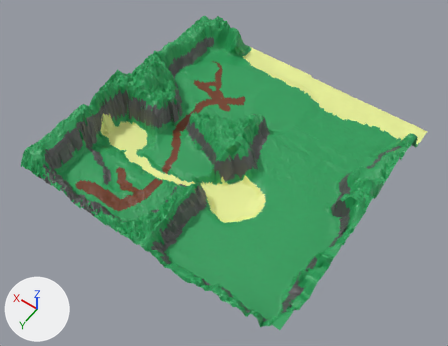
One commit to the FBX model 3D/Map/Terrain.fbx: the scene before it, then after it.
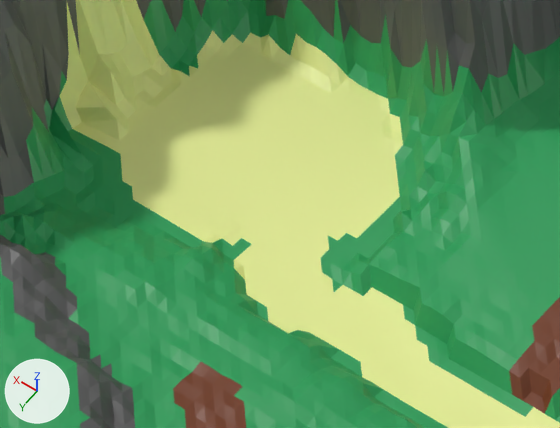
Old and new are each drawn whole from a camera (50 mm lens) standing at (-19.94, 21.89, 24.59) and looking at (-4.68, 0.53, -8.98) and again close up on the part from 21% to 38% of the width and 34% to 51% of the height. Every picture has the same lights, and +X, +Y and +Z are marked at lower left. Where no turn or scale is listed for an object, it has been applied to the vertices.
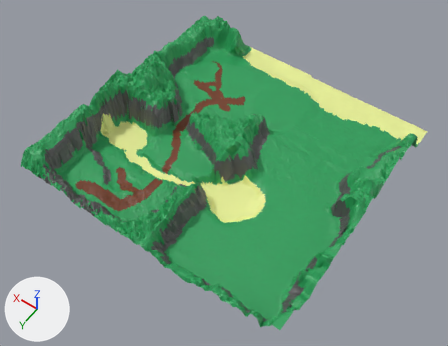
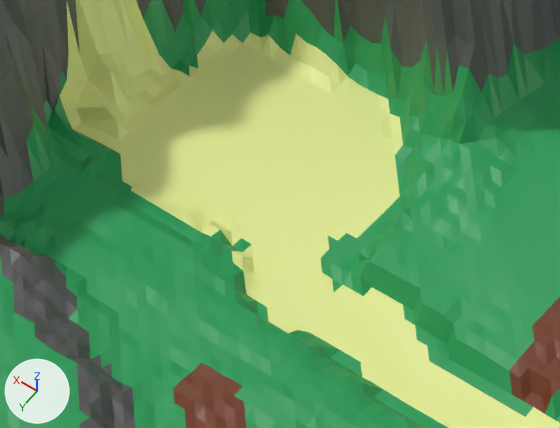
Edits to the bpy script that builds the scene:
```text
Change me_plane_006:
    where me_plane_006.from_pydata(...)  # 24019 vertices, 47416 faces; spans x -3.8..16.2, y -6.1..14.9, z 2.3..6.2
    used by ob_plane_002; location = (-10.591, -5.763, -11.916)
    me_plane_006 part 1: 102 of the vertices in x 11.2..15.2, y 6.6..9.9, z 2.9..3.4 are scaled about their middle by (1, 1, 0.412)
    me_plane_006 part 2: edges marked sharp go from 59934 to 59888
```

Where the change shows, as pixel boxes (x1, y1, x2, y2) in the close-ups (560 x 428 px; the box of a moved part takes in the faces that stretch with it):
'Plane.002', reshaped, shading changed
    both: (0, 0, 560, 428)
part 1 of me_plane_006, moved or reshaped
    both: (4, 110, 509, 295)
part 2 of me_plane_006, shading changed
    both: (0, 0, 560, 428)
